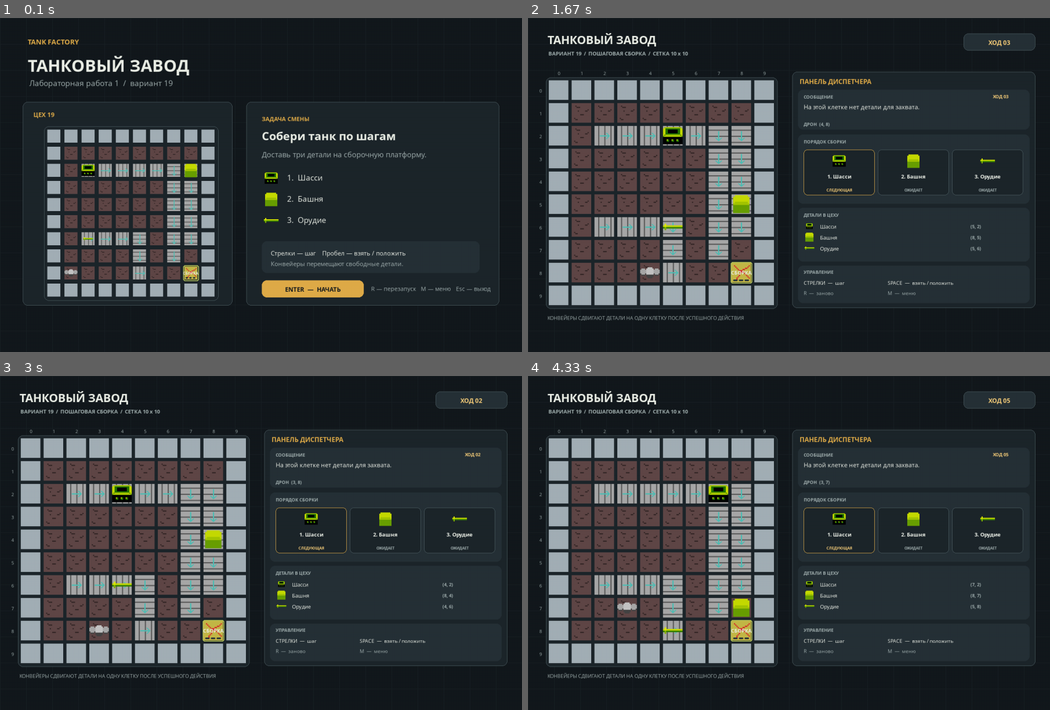
Above: before the commit, frames 1-4 (two rows, left to right).
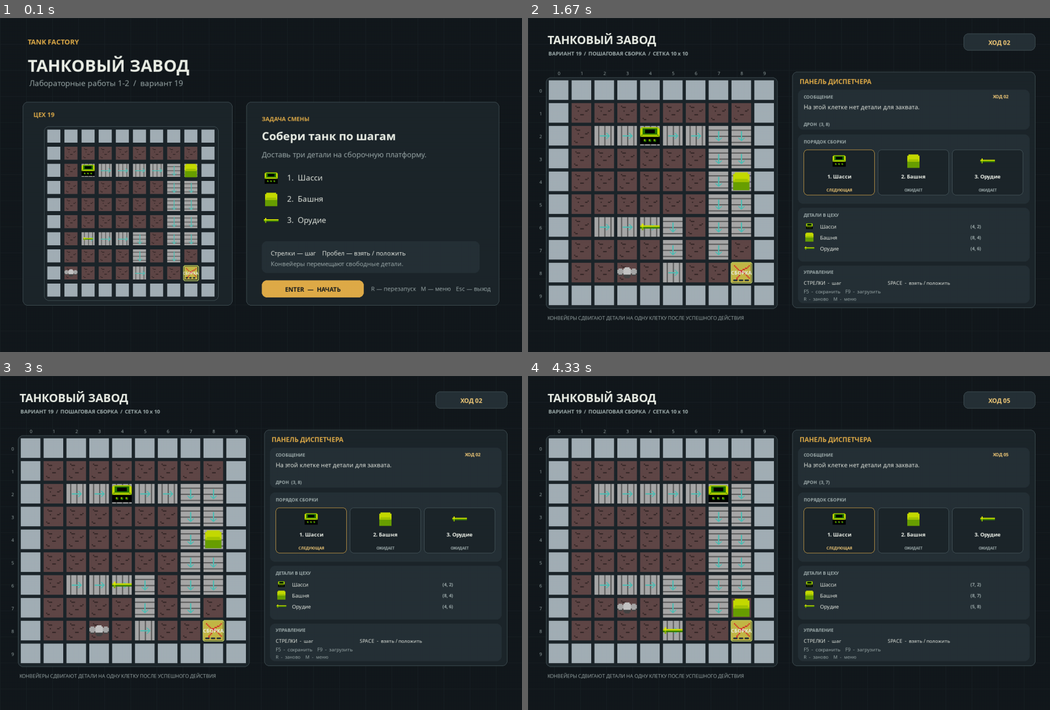
Above: after the commit, the same moments.

Repository: lMilleRl/PyGame_TankFactory
Game: pygame game, started from main.py
Two runs of this game, one before a commit and one after it. Both use one fixed random seed, a clock stepped at 60 frames per second and the inputs below.
Inputs:
- Up to frame 1 (0.1 s): no input
- Up to frame 2 (1.67 s): hold Enter 0.33-0.8 s; hold Right 0.33-0.8 s; hold F5 0.88-1.35 s; hold Right 0.88-1.35 s; hold F9 from 1.43 s (still down); hold Right from 1.43 s (still down); tap Space at 1.5 s
- Up to frame 3 (3 s): tap Space at 1.8, 2.05, 2.35, 2.6, 2.9 s; release F9 at 1.9 s; release Right at 1.9 s; hold R 1.98-2.45 s; hold Right 1.98-2.45 s; hold Right from 2.53 s (still down)
- Up to frame 4 (4.33 s): release Right at 3 s; hold Up 3.08-3.38 s; tap Space at 3.15, 3.48, 3.78, 3.98, 4.28 s; hold Right 3.42-3.88 s; hold Left from 3.92 s (still down)

The runs differ from the first frame. In frame 1, 0.2% of the frame differs, in the area x 14-35%, y 18-22%; in frame 2, 1.2%, in the area x 17-93%, y 6-85%; in frame 3, 0.2%; in frame 4, 0.2%.

Commit message:
Load level on start and wire F5 save into the game loop
Fall back to the built-in board when the layout file is missing
or invalid. Ask for a player name before writing scores.csv.

Diff:
--- a/main.py
+++ b/main.py
@@ -1,17 +1,28 @@
 from enum import Enum
+from pathlib import Path
 
 import pygame
 
 from tank_factory.constants import APP_TITLE, FPS, WINDOW_HEIGHT, WINDOW_WIDTH
 from tank_factory.entities import FactoryStatus
 from tank_factory.factory import Factory
+from tank_factory.persistence import (
+    DEFAULT_SAVE_PATH,
+    append_score,
+    load_factory_save,
+    save_factory,
+    setup_game_logging,
+)
 from tank_factory.renderer import Renderer
+
+PROJECT_ROOT = Path(__file__).resolve().parent
 
 
 class ScreenState(Enum):
     MENU = "menu"
     PLAYING = "playing"
     VICTORY = "victory"
+    NAME_INPUT = "name_input"
 
 
 MOVEMENT_KEYS = {
@@ -23,13 +34,18 @@
 
 
 def main() -> None:
+    logger = setup_game_logging()
     pygame.init()
     screen = pygame.display.set_mode((WINDOW_WIDTH, WINDOW_HEIGHT))
     pygame.display.set_caption(APP_TITLE)
     clock = pygame.time.Clock()
     renderer = Renderer()
-    factory = Factory()
+    factory = Factory.create_for_game()
+    logger.info("Старт игры: %s", factory.message)
     screen_state = ScreenState.MENU
+    player_name = ""
+    score_saved = False
+    status_hint = ""
     running = True
 
     try:
@@ -42,23 +58,79 @@
                         running = False
                     elif screen_state is ScreenState.MENU:
                         if event.key in (pygame.K_RETURN, pygame.K_SPACE):
-                            factory = Factory()
+                            factory = Factory.create_for_game()
+                            score_saved = False
+                            player_name = ""
+                            status_hint = ""
+                            logger.info("Новая сессия. %s", factory.message)
                             screen_state = ScreenState.PLAYING
                     elif screen_state is ScreenState.PLAYING:
                         if event.key in MOVEMENT_KEYS:
-                            factory.move_drone(*MOVEMENT_KEYS[event.key])
+                            moved = factory.move_drone(*MOVEMENT_KEYS[event.key])
+                            if moved:
+                                logger.info("Шаг %s: дрон -> %s", factory.turn_count, factory.drone_position)
                         elif event.key == pygame.K_SPACE:
-                            factory.interact()
+                            before = len(factory.assembly_stack)
+                            if factory.interact() and len(factory.assembly_stack) > before:
+                                logger.info(
+                                    "Сборка: установлено %s, стек=%s",
+                                    factory.assembly_stack[-1].name,
+                                    factory.assembly_indices,
+                                )
                         elif event.key == pygame.K_r:
-                            factory = Factory()
+                            factory = Factory.create_for_game()
+                            score_saved = False
+                            status_hint = ""
+                            logger.info("Перезапуск сессии")
                         elif event.key == pygame.K_m:
                             screen_state = ScreenState.MENU
+                        elif event.key == pygame.K_F5:
+                            save_path = save_factory(factory)
+                            status_hint = f"Сохранено: {save_path.name}"
+                            factory.message = status_hint
+                            logger.info("Сохранение в %s (ход %s)", save_path.name, factory.turn_count)
+                        elif event.key == pygame.K_F9:
+                            try:
+                                load_factory_save(factory)
+                                status_hint = f"Загружено: {DEFAULT_SAVE_PATH.name}"
+                                factory.message = status_hint
+                                logger.info("Загрузка сохранения, ход %s", factory.turn_count)
+                            except FileNotFoundError:
+                                status_hint = "Файл сохранения не найден"
+                                factory.message = status_hint
+                            except (ValueError, KeyError, TypeError, OSError) as exc:
+                                status_hint = f"Повреждённое сохранение: {exc}"
+                                factory.message = status_hint
+                                logger.warning("Ошибка загрузки: %s", exc)
 
                         if factory.status is FactoryStatus.WON:
-                            screen_state = ScreenState.VICTORY
+                            logger.info("Победа за %s ходов", factory.turn_count)
+                            screen_state = ScreenState.NAME_INPUT
+                            player_name = ""
+                            score_saved = False
+                    elif screen_state is ScreenState.NAME_INPUT:
+                        if event.key == pygame.K_RETURN:
+                            if player_name.strip():
+                                append_score(player_name, factory.turn_count, len(factory.assembly_stack))
+                                score_saved = True
+                                logger.info("Рекорд: %s, ходов=%s", player_name.strip(), factory.turn_count)
+                                screen_state = ScreenState.VICTORY
+                            else:
+                                status_hint = "Введите имя перед сохранением рекорда"
+                        elif event.key == pygame.K_BACKSPACE:
+                            player_name = player_name[:-1]
+                        elif event.key == pygame.K_m:
+                            screen_state = ScreenState.MENU
+                        else:
+                            char = event.unicode
+                            if char and char.isprintable() and len(player_name) < 24:
+                                player_name += char
                     elif screen_state is ScreenState.VICTORY:
                         if event.key in (pygame.K_RETURN, pygame.K_r):
-                            factory = Factory()
+                            factory = Factory.create_for_game()
+                            score_saved = False
+                            player_name = ""
+                            status_hint = ""
                             screen_state = ScreenState.PLAYING
                         elif event.key == pygame.K_m:
                             screen_state = ScreenState.MENU
@@ -67,12 +139,15 @@
                 renderer.draw_menu(screen)
             elif screen_state is ScreenState.PLAYING:
                 renderer.draw_game(screen, factory)
+            elif screen_state is ScreenState.NAME_INPUT:
+                renderer.draw_name_input(screen, factory, player_name, status_hint)
             else:
-                renderer.draw_victory(screen, factory)
+                renderer.draw_victory(screen, factory, player_name if score_saved else "")
 
             pygame.display.flip()
             clock.tick(FPS)
     finally:
+        logger.info("Выход из игры")
         pygame.quit()
 
 
--- a/tank_factory/__init__.py
+++ b/tank_factory/__init__.py
@@ -1,11 +1,15 @@
 from .entities import Conveyor, Drone, FactoryStatus, Part, PartKind
 from .factory import Factory
+from .layout import LayoutError, load_layout, parse_layout_text
 
 __all__ = [
     "Conveyor",
     "Drone",
     "Factory",
     "FactoryStatus",
+    "LayoutError",
     "Part",
     "PartKind",
+    "load_layout",
+    "parse_layout_text",
 ]
--- a/tank_factory/factory.py
+++ b/tank_factory/factory.py
@@ -1,5 +1,6 @@
 from collections import Counter
 from collections.abc import Iterable
+from pathlib import Path
 
 from .constants import (
     ASSEMBLY_ORDER,
@@ -12,6 +13,7 @@
     INITIAL_PARTS,
 )
 from .entities import Cell, Conveyor, Drone, FactoryStatus, Part, PartKind, PART_NAMES
+from .layout import DEFAULT_LAYOUT_PATH, LayoutData, LayoutError, load_layout
 
 
 class Factory:
@@ -61,6 +63,44 @@
         self.status = FactoryStatus.ACTIVE
         self.message = "Конвейеры везут детали к зонам ожидания у сборочной платформы."
         self._validate_layout()
+
+    @classmethod
+    def from_layout_data(cls, layout: LayoutData) -> "Factory":
+        return cls(
+            columns=layout.columns,
+            rows=layout.rows,
+            drone_start=layout.drone_start,
+            assembly_position=layout.assembly_position,
+            parts=layout.parts,
+            conveyors=layout.conveyors,
+            walls=layout.walls,
+        )
+
+    @classmethod
+    def from_layout_file(cls, path: Path | None = None) -> "Factory":
+        """Загружает уровень из factory_layout.txt."""
+        layout_path = Path(path) if path is not None else DEFAULT_LAYOUT_PATH
+        return cls.from_layout_data(load_layout(layout_path))
+
+    @classmethod
+    def create_for_game(cls, path: Path | None = None) -> "Factory":
+        """
+        Старт игры: читает конфиг уровня.
+        При отсутствии или порче файла возвращает встроенную схему и пишет сообщение.
+        """
+        layout_path = Path(path) if path is not None else DEFAULT_LAYOUT_PATH
+        try:
+            factory = cls.from_layout_file(layout_path)
+            factory.message = f"Уровень загружен из {layout_path.name}."
+            return factory
+        except FileNotFoundError:
+            factory = cls()
+            factory.message = f"Файл уровня не найден ({layout_path.name}), использована встроенная схема."
+            return factory
+        except (LayoutError, ValueError, OSError) as exc:
+            factory = cls()
+            factory.message = f"Ошибка формата уровня: {exc}. Использована встроенная схема."
+            return factory
 
     @staticmethod
     def _border_walls(columns: int, rows: int) -> set[Cell]:
--- a/tank_factory/renderer.py
+++ b/tank_factory/renderer.py
@@ -119,7 +119,7 @@
         self._draw_background_grid(surface)
         self._text(surface, "TANK FACTORY", (68, 46), 18, PALETTE["accent"], True)
         self._text(surface, "ТАНКОВЫЙ ЗАВОД", (68, 88), 44, PALETTE["text"], True)
-        self._text(surface, "Лабораторная работа 1  /  вариант 19", (72, 146), 21, PALETTE["text_muted"])
+        self._text(surface, "Лабораторные работы 1-2  /  вариант 19", (72, 146), 21, PALETTE["text_muted"])
 
         preview_panel = pygame.Rect(56, 206, 514, 500)
         self._rounded_panel(surface, preview_panel, PALETTE["panel"], PALETTE["outline"])
@@ -162,7 +162,31 @@
             PALETTE["text_muted"],
         )
 
-    def draw_victory(self, surface: pygame.Surface, factory: Factory) -> None:
+    def draw_name_input(
+        self,
+        surface: pygame.Surface,
+        factory: Factory,
+        player_name: str,
+        hint: str = "",
+    ) -> None:
+        self.draw_game(surface, factory)
+        overlay = pygame.Surface(surface.get_size(), pygame.SRCALPHA)
+        overlay.fill((10, 16, 20, 210))
+        surface.blit(overlay, (0, 0))
+
+        card = pygame.Rect(330, 246, 620, 324)
+        self._rounded_panel(surface, card, PALETTE["panel"], PALETTE["accent"], 18)
+        self._text(surface, "РЕКОРД СМЕНЫ", (640, 290), 16, PALETTE["accent"], True, centered=True)
+        self._text(surface, "Введите имя для таблицы рекордов", (640, 340), 24, PALETTE["text"], True, centered=True)
+        self._text(surface, f"Ходов: {factory.turn_count}", (640, 382), 17, PALETTE["text_muted"], centered=True)
+        self._rounded_panel(surface, pygame.Rect(410, 420, 460, 48), PALETTE["panel_light"], PALETTE["outline"])
+        shown = player_name if player_name else "_"
+        self._text(surface, shown, (640, 444), 22, PALETTE["text"], True, centered=True)
+        if hint:
+            self._text(surface, hint, (640, 486), 14, PALETTE["danger"], centered=True)
+        self._text(surface, "ENTER - сохранить в scores.csv", (640, 530), 15, PALETTE["text_muted"], centered=True)
+
+    def draw_victory(self, surface: pygame.Surface, factory: Factory, player_name: str = "") -> None:
         self.draw_game(surface, factory)
         overlay = pygame.Surface(surface.get_size(), pygame.SRCALPHA)
         overlay.fill((10, 16, 20, 210))
@@ -173,9 +197,12 @@
         self._text(surface, "СБОРКА ЗАВЕРШЕНА", (640, 298), 16, PALETTE["success"], True, centered=True)
         self._text(surface, "Танк готов к отправке", (640, 354), 32, PALETTE["text"], True, centered=True)
         self._text(surface, "Последовательность [0, 1, 2] соблюдена.", (640, 414), 19, PALETTE["text_muted"], centered=True)
-        self._text(surface, f"Потрачено ходов: {factory.turn_count}", (640, 452), 17, PALETTE["text"], centered=True)
+        turns_line = f"Потрачено ходов: {factory.turn_count}"
+        if player_name:
+            turns_line = f"{player_name}: {turns_line}"
+        self._text(surface, turns_line, (640, 452), 17, PALETTE["text"], centered=True)
         self._rounded_panel(surface, pygame.Rect(442, 500, 396, 44), PALETTE["success"])
-        self._text(surface, "ENTER / R — новая смена     M — меню", (640, 522), 16, PALETTE["background"], True, centered=True)
+        self._text(surface, "ENTER / R - новая смена     M - меню", (640, 522), 16, PALETTE["background"], True, centered=True)
 
     def _draw_board(
         self,
@@ -326,10 +353,10 @@
         controls_rect = pygame.Rect(PANEL_X + 14, PANEL_TOP + 476, PANEL_WIDTH - 28, 92)
         self._rounded_panel(surface, controls_rect, PALETTE["panel_light"])
         self._text(surface, "УПРАВЛЕНИЕ", (controls_rect.left + 14, controls_rect.top + 8), 12, PALETTE["text_muted"], True)
-        self._text(surface, "СТРЕЛКИ  —  шаг", (controls_rect.left + 14, controls_rect.top + 34), 13)
-        self._text(surface, "SPACE  —  взять / положить", (controls_rect.left + 220, controls_rect.top + 34), 13)
-        self._text(surface, "R  —  заново", (controls_rect.left + 14, controls_rect.top + 59), 13, PALETTE["text_muted"])
-        self._text(surface, "M  —  меню", (controls_rect.left + 220, controls_rect.top + 59), 13, PALETTE["text_muted"])
+        self._text(surface, "СТРЕЛКИ  -  шаг", (controls_rect.left + 14, controls_rect.top + 34), 13)
+        self._text(surface, "SPACE  -  взять / положить", (controls_rect.left + 220, controls_rect.top + 34), 13)
+        self._text(surface, "F5  -  сохранить    F9  -  загрузить", (controls_rect.left + 14, controls_rect.top + 55), 13, PALETTE["text_muted"])
+        self._text(surface, "R  -  заново    M  -  меню", (controls_rect.left + 14, controls_rect.top + 74), 12, PALETTE["text_muted"])
 
     def _wrap(self, text: str, max_width: int, font_size: int) -> list[str]:
         font = self._font(font_size)
